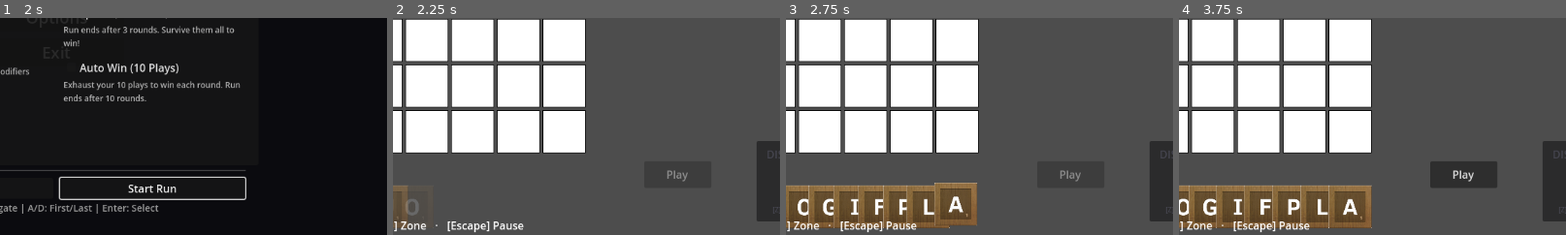
Above: before the commit, frames 1-4 (left to right).
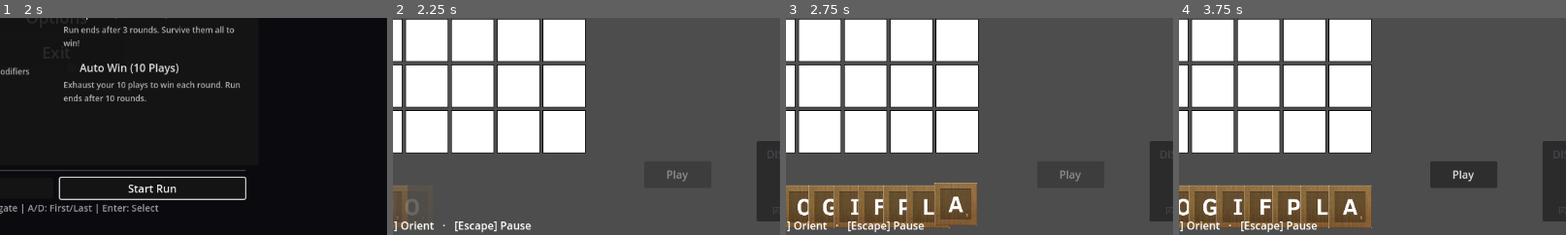
Above: after the commit, the same moments.

Repository: rcmilan/godot-scrabblerabble
Game: Godot game, scene res://scenes/title_screen/title_screen.tscn
Two runs of this game, one before a commit and one after it. Both use one fixed random seed, a clock stepped at 60 frames per second and the inputs below.
Inputs (mouse positions are % of the whole screen's width and height, from its top left):
- Up to frame 1 (2 s): click "New Game" at 0.5 s; click "New Game" at 1.25 s
- Up to frame 2 (2.25 s): click "Start Run" at 2 s
- Up to frame 3 (2.75 s): no input
- Up to frame 4 (3.75 s): click (31, 21) at 2.75 s; tap Enter (play_hand) at 3.5 s; drag from (35, 24) to (60, 28) at 3.52 s
The pictures show only the part of the screen within x 43-93%, y 50-100%; the shares and areas given below are measured in that part.

Frame 1 is identical in both runs. In frame 2, 0.8% of the frame differs, in the area x 2-36%, y 93-99%; in frame 3, 0.8%; in frame 4, 0.8%.

Commit message:
fix: remove unused Draw action from hint bar
Co-Authored-By: Claude Haiku 4.5 <noreply@anthropic.com>

Diff:
--- a/scenes/ui/keyboard_hint_bar/keyboard_hint_bar.gd
+++ b/scenes/ui/keyboard_hint_bar/keyboard_hint_bar.gd
@@ -9,7 +9,7 @@
 	{ action = KeyAction.PLAY_HAND,     label = "Play"    },
 	{ action = KeyAction.DISCARD_TILES, label = "Discard" },
 	{ action = KeyAction.TOGGLE_MULTI,  label = "Multi"   },
-	{ action = KeyAction.SWITCH_ZONE,   label = "Zone"    },
+	{ action = KeyAction.SWITCH_ZONE,   label = "Orient"  },
 	{ action = KeyAction.PAUSE_GAME,    label = "Pause"   },
 ]
 
